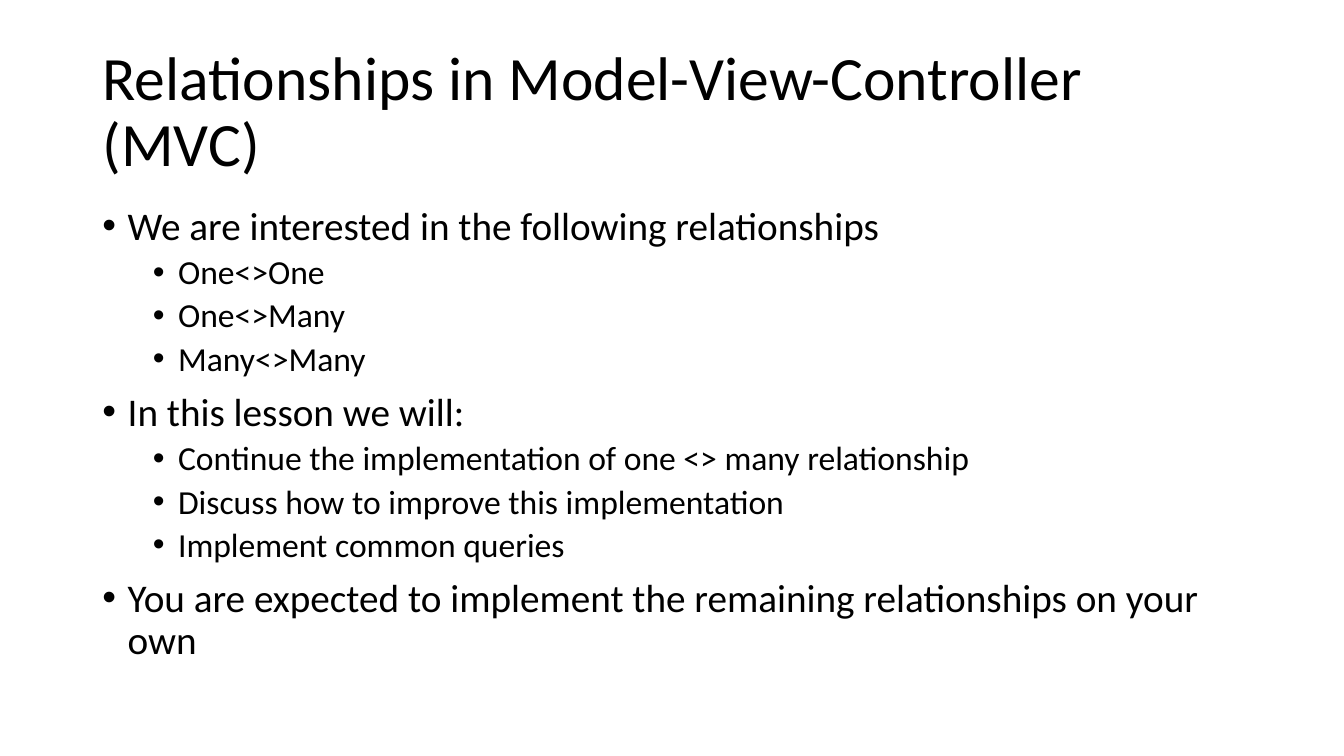
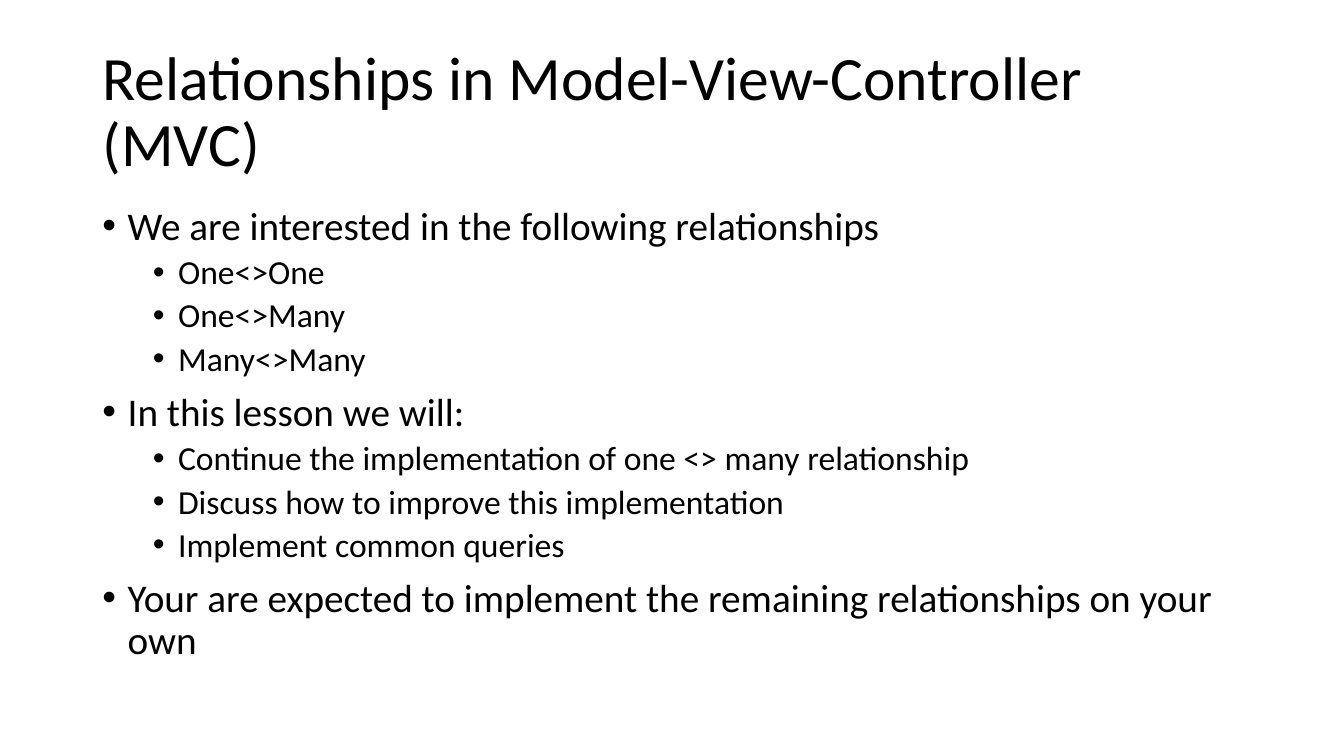
Before and after one commit to hogeschool/Development--Web, a slide deck: slide 3 of Lesson2/lesson2.pptx. Drawn at 1344x756 pixels with LibreOffice and Linux fonts; fonts in the diff are those of the drawing. Boxes give left, top, right and bottom in pixels: in the first picture for what was removed or moved away, otherwise in the second. Text is boxed around its words. In the diff, an @@ line names an element or a change of style, - is before the commit and + after.

```diff
--- a/Lesson2/lesson2.pptx
+++ b/Lesson2/lesson2.pptx
@@ text at (128,584,1212,655): text changed @@
-• You are expected to implement the remaining relationships on your own
+• Your are expected to implement the remaining relationships on your own
```
Also in this commit, not shown: 1 other slide changed, 2 other files.
